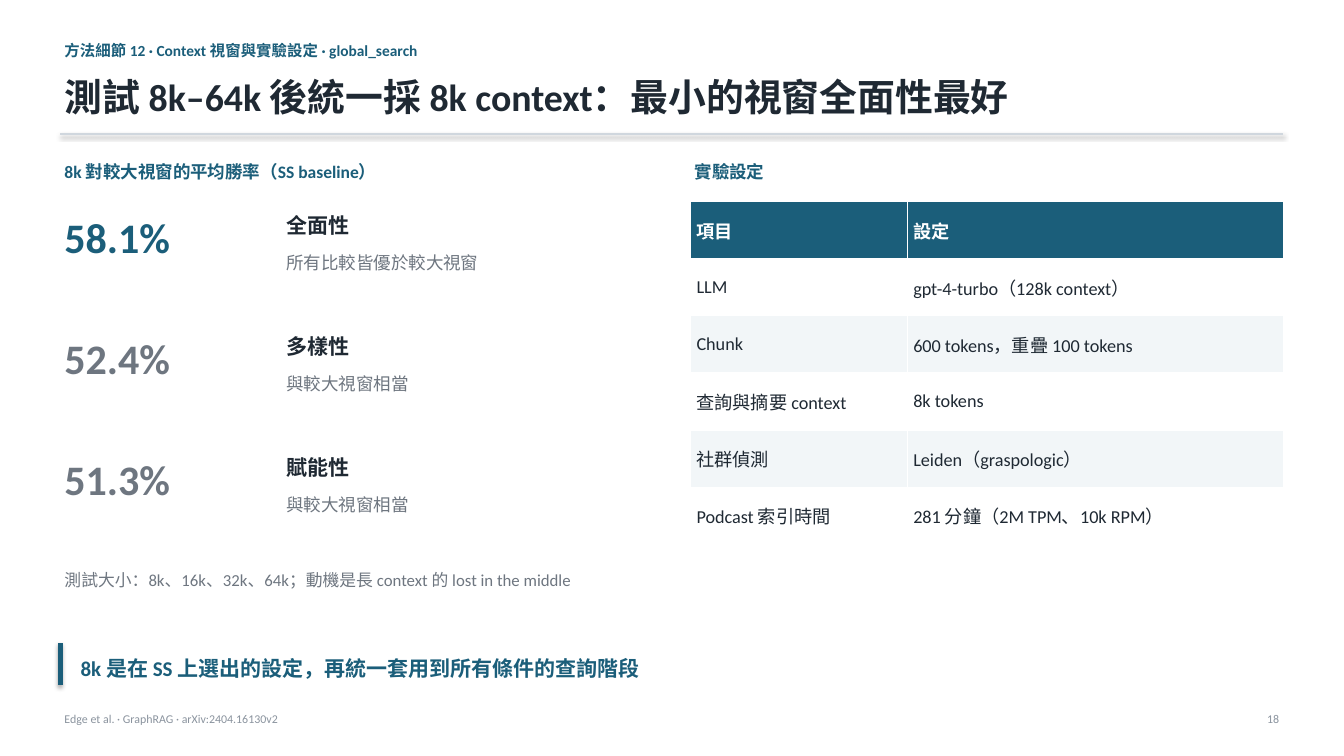
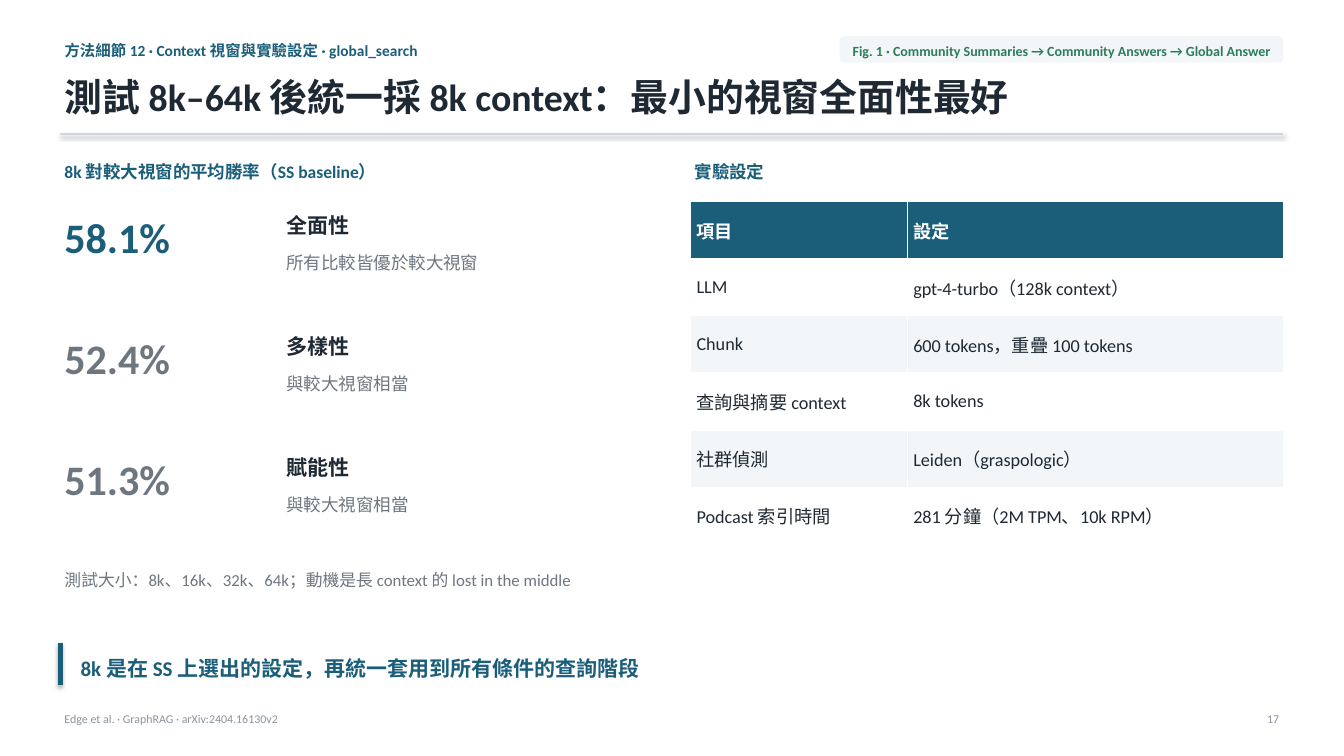
Before and after one commit to Moris-Zhan/CV-RAG-LLM-Papers, a slide deck: slide 17 of RAG/2024_GraphRAG/graph-rag-full-slides_zh-TW.pptx (slide 18 before the commit). Drawn at 1344x756 pixels with LibreOffice and Linux fonts; fonts in the diff are those of the drawing. Boxes give left, top, right and bottom in pixels: in the first picture for what was removed or moved away, otherwise in the second. Text is boxed around its words. In the diff, an @@ line names an element or a change of style, - is before the commit and + after.

```diff
--- a/RAG/2024_GraphRAG/graph-rag-full-slides_zh-TW.pptx
+++ b/RAG/2024_GraphRAG/graph-rag-full-slides_zh-TW.pptx
@@ rounded rectangle added at (840,36,1284,63), fill #F2F6F8 @@
@@ text added at (853,46,1271,59), 10 pt, text #2E7D5A, bold @@
+Fig. 1 · Community Summaries → Community Answers → Global Answer
@@ text at (1267,715,1279,723): text changed @@
-18
+17
```
Also in this commit, not shown: 14 other slides changed, 7 other files.
